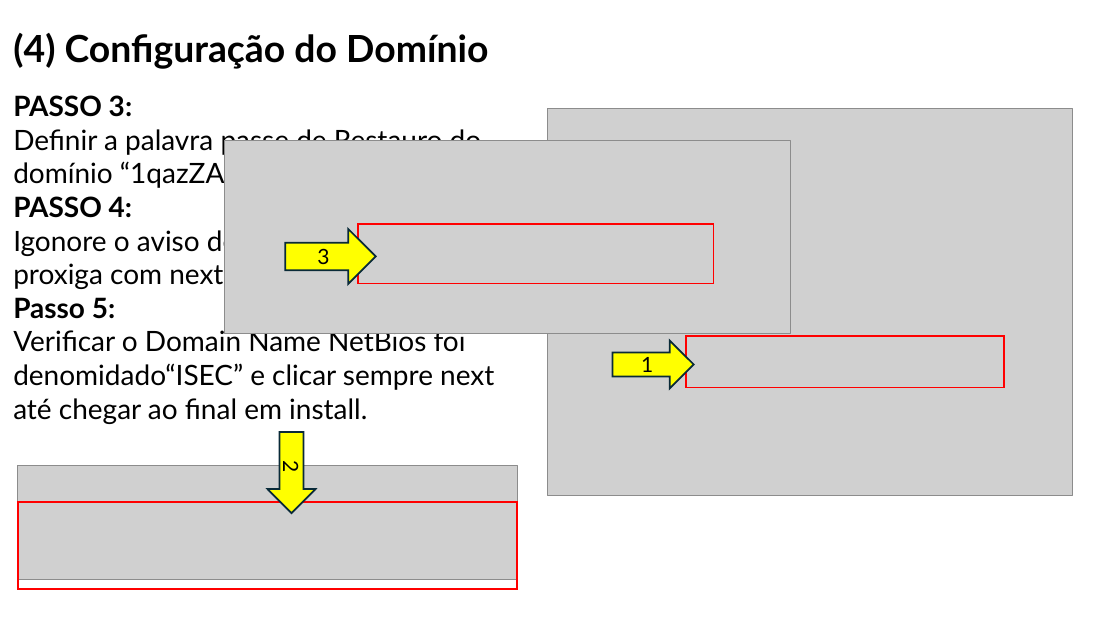
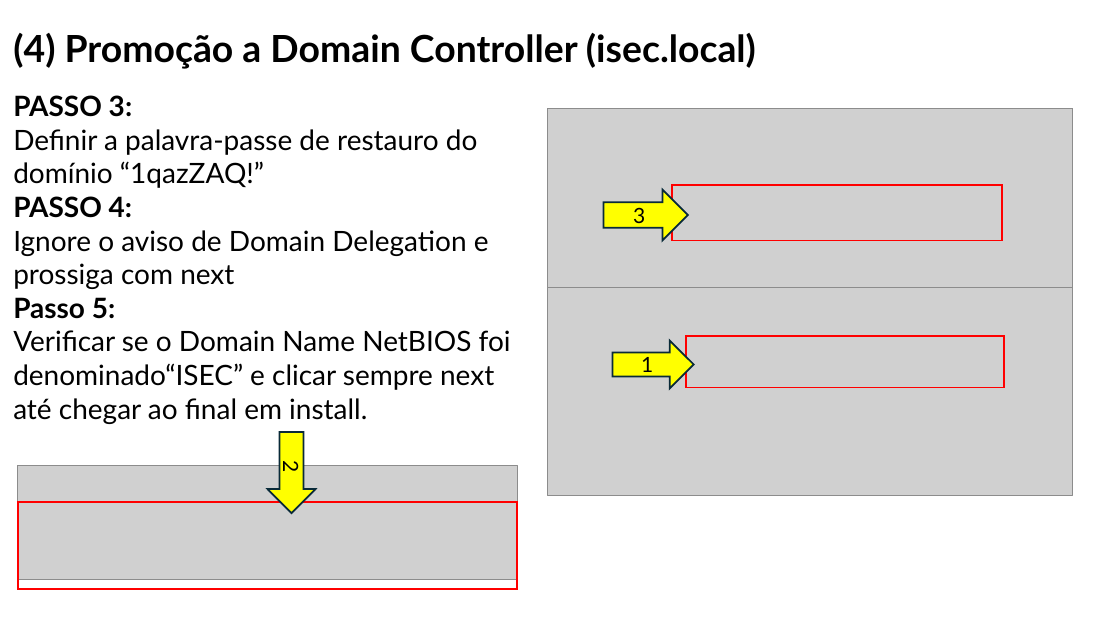
Before and after one commit to orlandonss/TrabalhoSR2, a slide deck: slide 13 of Apresentacoes_Workshop/WORKSHOP WINDOWS AD DS & LINUX SERVICES.pptx. Drawn at 1120x630 pixels with LibreOffice and Linux fonts; fonts in the diff are those of the drawing; grey boxes stand for pictures. Boxes give left, top, right and bottom in pixels: in the first picture for what was removed or moved away, otherwise in the second. Text is boxed around its words. In the diff, an @@ line names an element or a change of style, - is before the commit and + after.

```diff
--- a/Apresentacoes_Workshop/WORKSHOP WINDOWS AD DS & LINUX SERVICES.pptx
+++ b/Apresentacoes_Workshop/WORKSHOP WINDOWS AD DS & LINUX SERVICES.pptx
@@ title at <box>13,33,756,69</box>: text changed @@
-(4) Configuração do Domínio
+(4) Promoção a Domain Controller (isec.local)
@@ text at <box>13,95,511,424</box>: text changed @@
-PASSO 3:
-Definir a palavra passe de Restauro do domínio “1qazZAQ!”
-PASSO 4:
-Igonore o aviso de Domain Delgation e proxiga com next
-Passo 5:
-Verificar o Domain Name NetBios foi denomidado“ISEC” e clicar sempre next até chegar ao final em install.
+PASSO 3:
+Definir a palavra-passe de restauro do domínio “1qazZAQ!”
+PASSO 4:
+Ignore o aviso de Domain Delegation e prossiga com next
+Passo 5:
+Verificar se o Domain Name NetBIOS foi denominado“ISEC” e clicar sempre next até chegar ao final em install.
@@ picture: place and size @@
-picture at <box>224,140,791,334</box>
+picture at <box>547,108,1072,287</box>
@@ right arrow "3": place and size @@
-right arrow "3" at <box>286,229,376,284</box>
+right arrow "3" at <box>603,190,688,241</box>
@@ rectangle: place and size @@
-rectangle at <box>359,224,714,284</box>
+rectangle at <box>672,186,1002,241</box>
```
Also in this commit, not shown: 34 other slides changed, 6 slides added, 9 slides removed, 2 other files.
